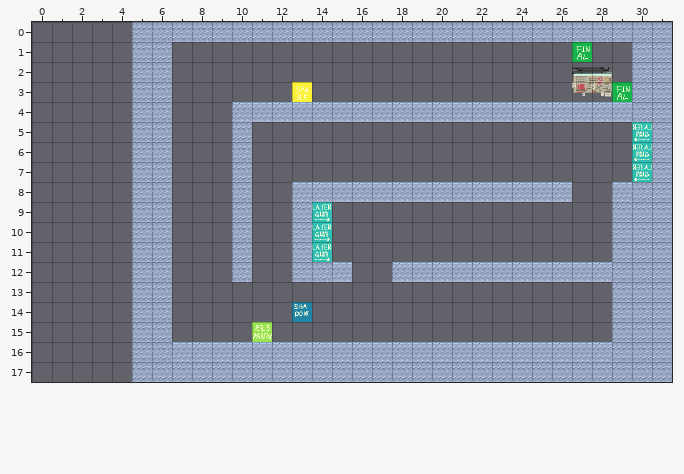
Tiled map: Resources/Maps/world7.tmx. Above, as it was before the edit.
Cells are 32x32 px. Shown: x 0..31, y 0..17. The old version is drawn lined up with the new one.
Now the later version:
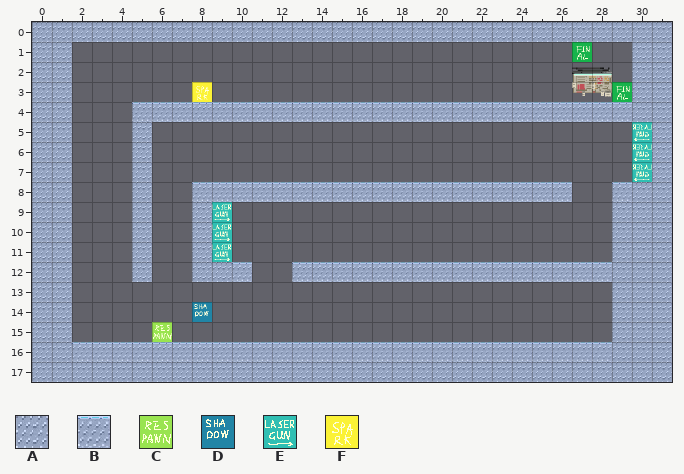
Key: from "ExtendedMapSet": A 2, B 3, C 20, D 21, E 25, F 27.
_ is an empty cell, . an unchanged one.
What changed:
map size 27x18 -> 32x18 cells (old content now starts at 5,0; both pictures use the new coordinates)
--- layer "Wall"
@@ x 0..17 @@
- 0 _____.............
- 1 __...AA...........
- 2 __...AA...........
- 3 __...AA...........
- 4 __...AA___........
- 5 __....A...A.......
- 6 __....A...A.......
- 7 __....A...A.......
- 8 __....A.__A__.....
- 9 __....A._.A..A....
-10 __....A._.A..A....
-11 __....A._.A..A....
-12 __....A.__A..AA.__
-13 __...AA...........
-14 __...AA...........
-15 __...AA...........
-16 _____AA...........
-17 _____.............
+ 0 AAAAA.............
+ 1 AA...__...........
+ 2 AA...__...........
+ 3 AA...__...........
+ 4 AA...BBBBB........
+ 5 AA...._..._.......
+ 6 AA...._..._.......
+ 7 AA...._..._.......
+ 8 AA...._.BBBBB.....
+ 9 AA...._.A._.._....
+10 AA...._.A._.._....
+11 AA...._.A._.._....
+12 AA...._.AAB..BB.BB
+13 AA...__...........
+14 AA...__...........
+15 AA...__...........
+16 AABBBBB...........
+17 AAAAA.............
--- layer "Object"
@@ x 8..13 @@
- 3 _....F
+ 3 F...._
@@ x 9..14 @@
- 9 _....E
-10 _....E
-11 _....E
+ 9 E...._
+10 E...._
+11 E...._
@@ x 6..13 @@
-14 .._....D
-15 _....C..
+14 ..D...._
+15 C...._..
